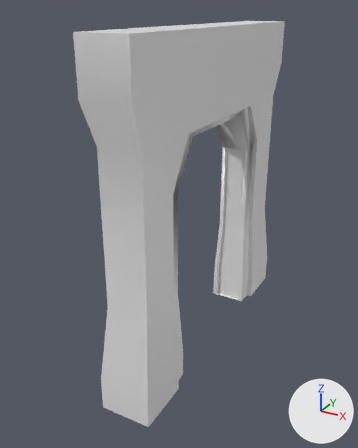
An edit to the FBX model Assets/Assets/Meshes/WallForDoor_Mesh.fbx, drawn before and after from the same camera.
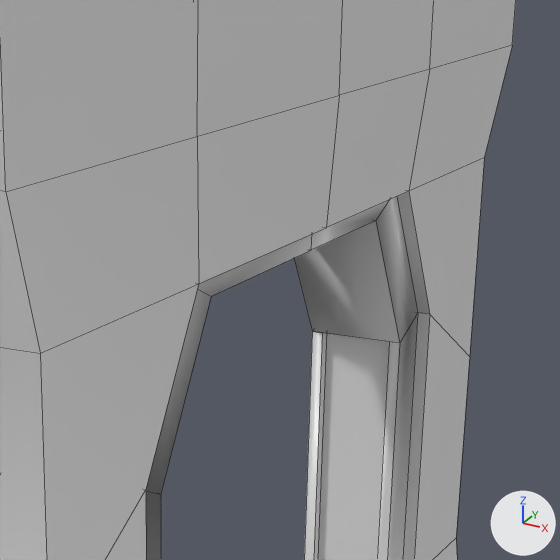
Each version appears first whole from a 50 mm lens placed at (2.66, -4.72, 4.24), pointed at (-0.16, 0.39, 1.68), and next in a close-up on the part from 36% to 83% of the width and 11% to 48% of the height. Arrows for +X, +Y and +Z are at lower right; the lights stay in place. The close-ups show mesh edges as thin lines. Vertices at the same position are counted once.

Objects in the first close-up: 'WallForDoor_Mesh'.
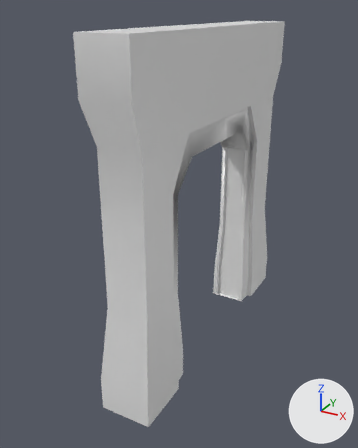
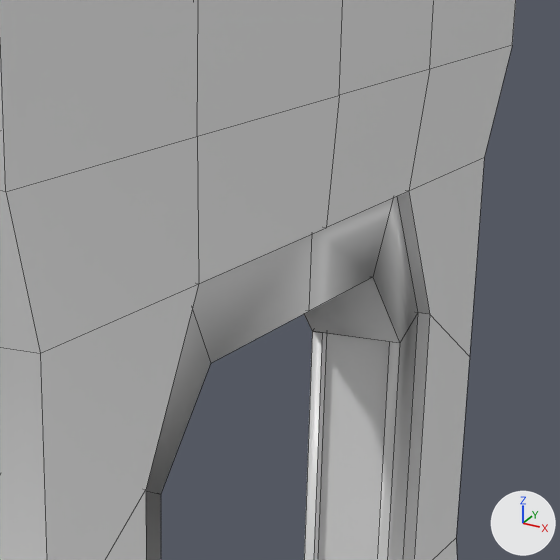
Where the change shows, as pixel boxes (x1, y1, x2, y2) in the close-ups (560 x 560 px; the box of a moved part takes in the faces that stretch with it):
part 1 of me_cube_001, moved or reshaped: (146, 197, 418, 494) in both

The change in detail:
me_cube_001 has 146 vertices, 148 faces and spans x -0.27..0.36, y -1.28..2.61, z -0.06..4.04.
me_cube_001 is used by ob_wallfordoor_mesh; location (0.0, 0.0, 0.0).
Before the commit, vertices of me_cube_001: 32 (0.24, -0.02, 2.95) at pixel (211, 296), 33 (-0.15, -0.02, 2.95), 100 (0.24, 1.35, 2.95) at pixel (375, 220), 101 (-0.15, 1.35, 2.95), 132 (0.24, 0.75, 2.95) at pixel (310, 250).
Before the commit, vertices of me_cube_001: 133 (-0.15, 0.75, 2.95).
Part 1, on me_cube_001:
Vertices 32, 33, 100, 101, 132, 133 of me_cube_001 move by (0.0, 0.0, -0.22).
